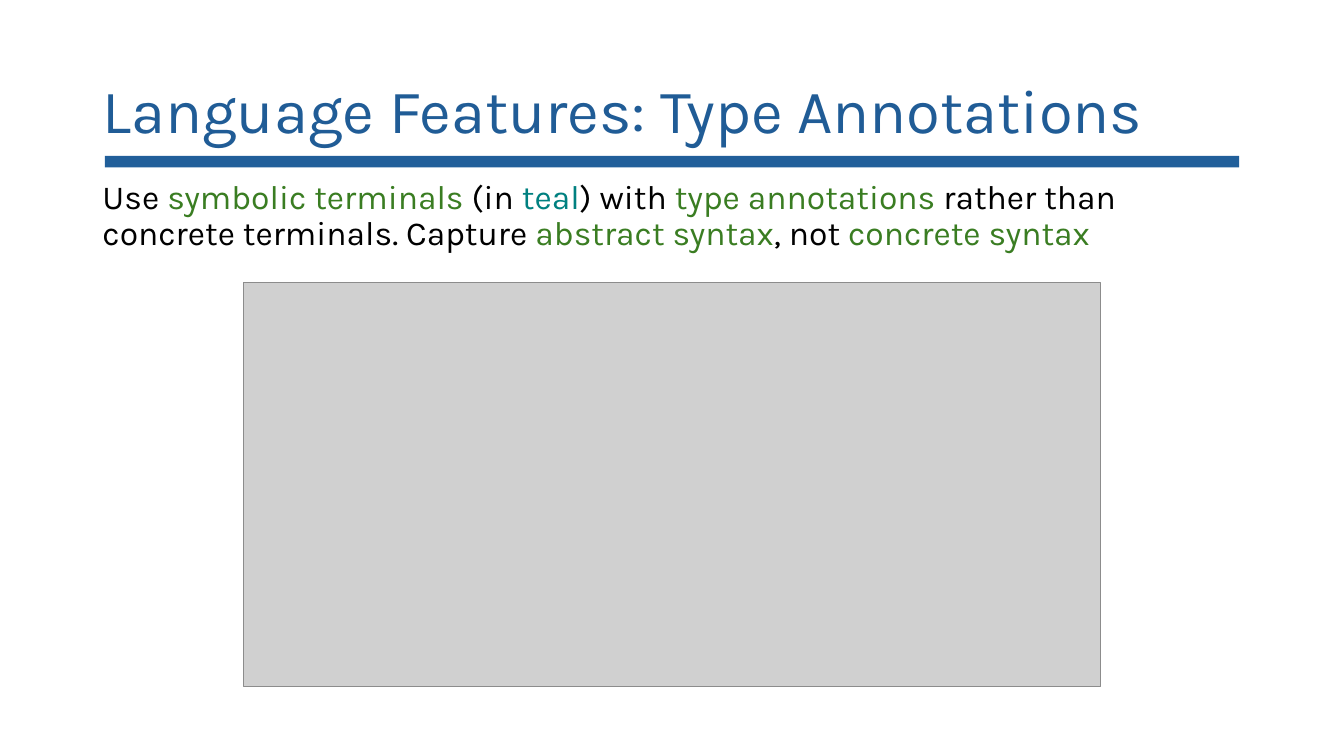
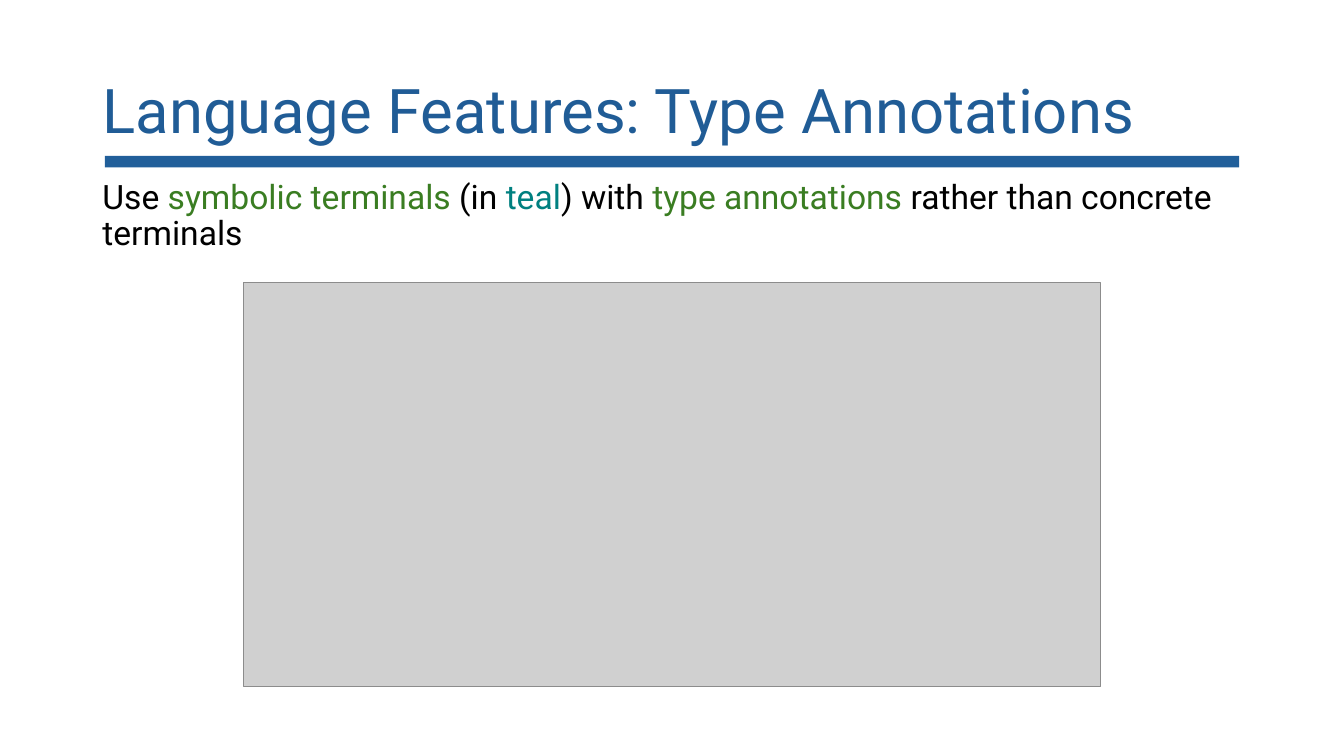
Before and after one commit to lorchrob/goblin_slides, a slide deck: slide 33 of goblin_slides.pptx. Drawn at 1344x756 pixels with LibreOffice and Linux fonts; fonts in the diff are those of the drawing; grey boxes stand for pictures. Boxes give left, top, right and bottom in pixels: in the first picture for what was removed or moved away, otherwise in the second. Text is boxed around its words. In the diff, an @@ line names an element or a change of style, - is before the commit and + after.

Commit message:
PPTX fonts

```diff
--- a/goblin_slides.pptx
+++ b/goblin_slides.pptx
@@ title "Language Features: Type Annotations" at (102,88,1134,146): font Karla to Roboto @@
@@ text at (102,182,1212,246): text changed; font Karla to Roboto; text colour #3B7D23 to #000000 @@
-Use symbolic terminals (in teal) with type annotations rather than concrete terminals. Capture abstract syntax, not concrete syntax
+Use symbolic terminals (in teal) with type annotations rather than concrete terminals
```
Also in this commit, not shown: 39 other slides changed, 1 slide added, 3 slides removed.
